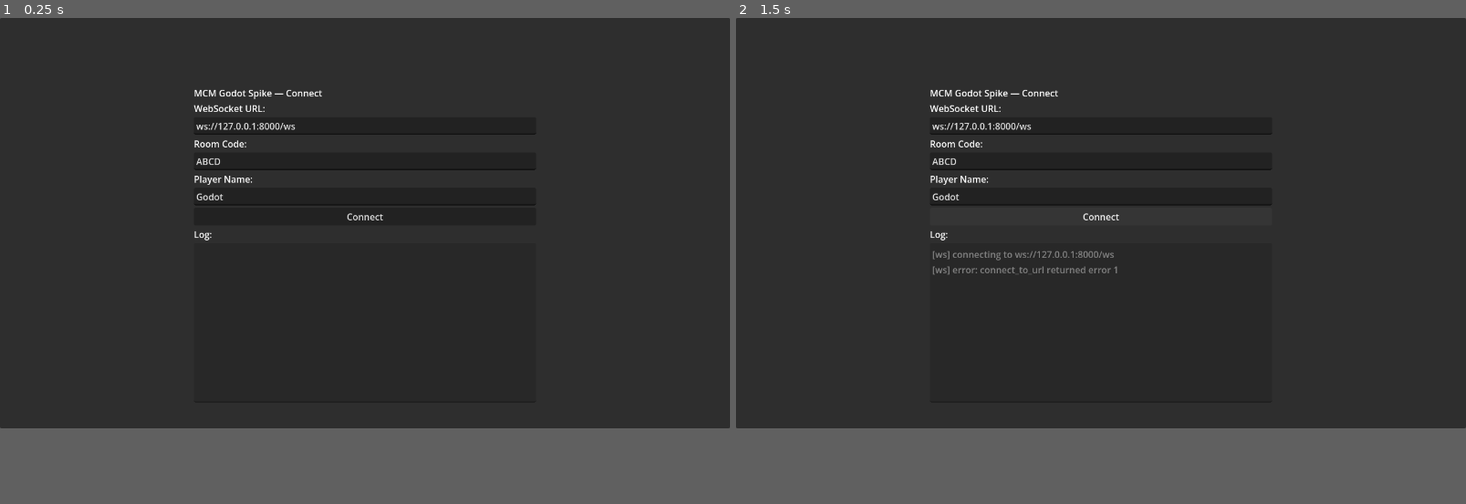
Above: before the commit, frames 1-2 (left to right).
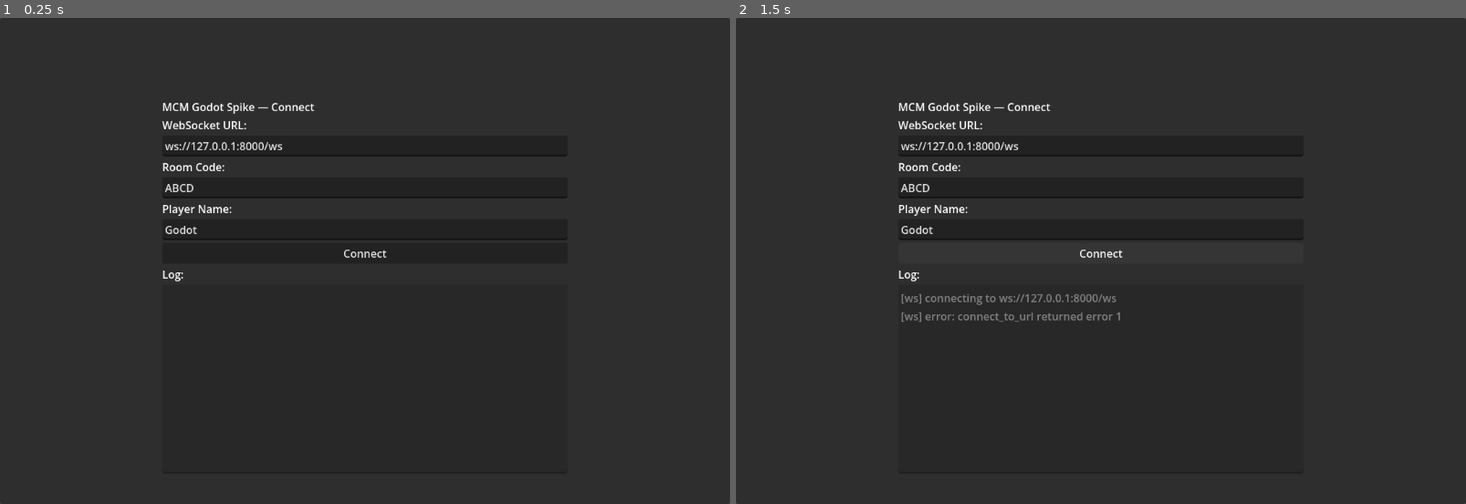
Above: after the commit, the same moments.

Repository: rausch-tech/merge-commit-mayhem
Game: Godot game, scene res://scenes/main.tscn
Same seed, same stepped clock (60 frames per second), same inputs: the game is played once before the commit and once after it.
Inputs:
- Up to frame 1 (0.25 s): no input
- Up to frame 2 (1.5 s): tap Enter at 0.5 s; hold D 0.53-1.25 s; click "Connect" at 1.25 s
The window is 800x450 before the commit and 800x533 after it. Grey fills any space a smaller window leaves; there, only what the larger window draws over its background counts as a difference.

The runs differ from the first frame. In frame 1, 1.6% of the frame differs, in the area x 0-100%, y 14-100%; in frame 2, 2.3%.

Commit message:
fix(godot): viewport aspect 1.5:1 to match map, override window 1280x853
Map ist 4800x3200 (1.5:1). Mit Viewport 1280x720 (1.78:1) blieb 16%
Whitespace links+rechts auch bei perfektem Camera-Fit — nicht
ausweichbar ohne Verzerrung.

Loesung: Viewport-Aspect angleichen.
- viewport: 1080x720 (1.5:1) — entspricht der Map-Aspect-Ratio
- window-override: 1280x853 (gleiche Aspect, etwas groesser fuer
  Lesbarkeit beim Editor-Embedded-Run)
- aspect=keep (default) sorgt dafuer dass das Render-Bild im
  OS-Window mit schwarzen Letterbox-Streifen passt

Damit: Map fillt jetzt das gerenderte Bild zu 100% — Letterbox
nur dort wo das OS-Window nicht 1.5:1 ist.

Diff:
--- a/godot/project.godot
+++ b/godot/project.godot
@@ -18,10 +18,11 @@
 
 [display]
 
-window/size/viewport_width=1280
+window/size/viewport_width=1080
 window/size/viewport_height=720
+window/size/window_width_override=1280
+window/size/window_height_override=853
 window/stretch/mode="viewport"
-window/stretch/aspect="keep"
 
 [rendering]
 
